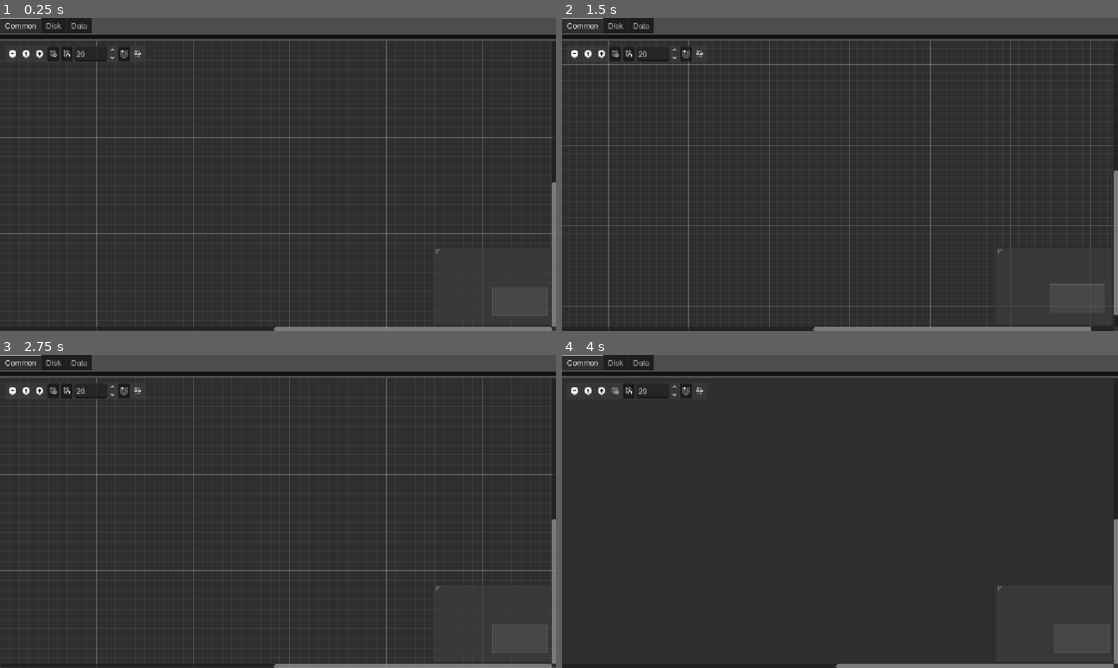
Above: before the commit, frames 1-4 (two rows, left to right).
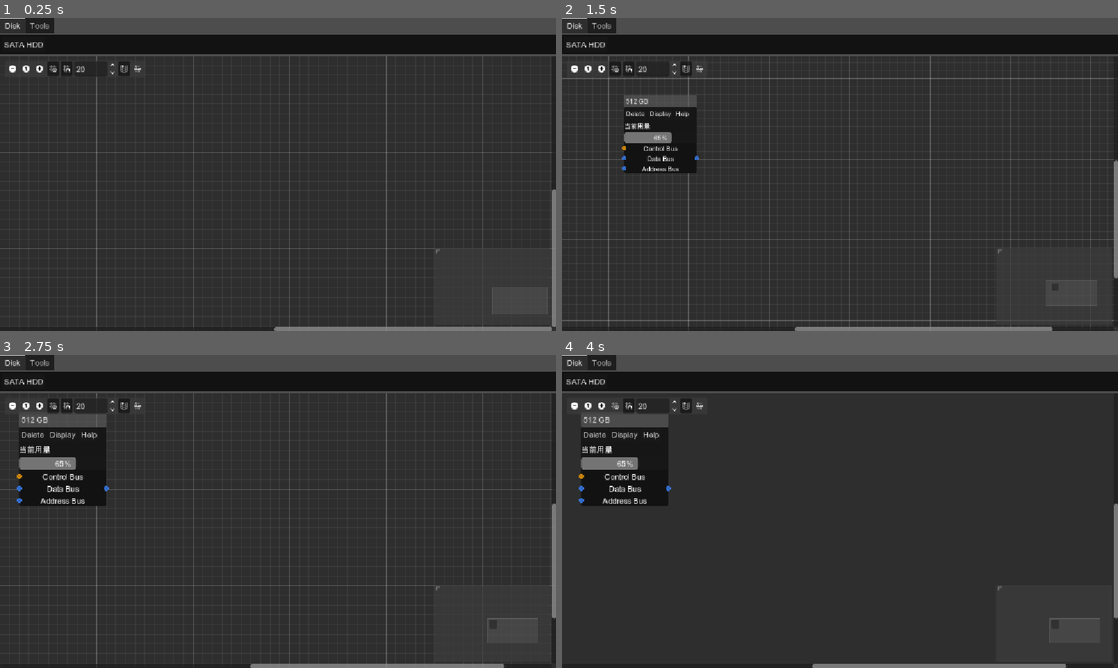
Above: after the commit, the same moments.

Repository: caoaolong/db-quest
Game: Godot game, scene res://editor.tscn
Two runs of this game, one before a commit and one after it. Both use one fixed random seed, a clock stepped at 60 frames per second and the inputs below.
Inputs (mouse positions are in pixels of both pictures, inside the frame that each line leads up to; where the layout moved, square brackets give the same spot in the first picture):
- Up to frame 1 (0.25 s): no input
- Up to frame 2 (1.5 s): click (584, 43) at 0.5 s, where only the run after the commit has a clickable "SATA HDD"; click (573, 68) [573, 52] at 1.25 s
- Up to frame 3 (2.75 s): click (38, 405) [38, 389] at 2 s
- Up to frame 4 (4 s): click (623, 433) at 2.75 s, where only the run after the commit has a clickable "Display"; click (617, 405) [617, 389] at 3.5 s

The runs differ from the first frame. In frame 1, 7.1% of the frame differs, in the area x 0-100%, y 0-100%; in frame 2, 11%; in frame 3, 11%; in frame 4, 9.2%.

Commit message:
feat: 重构节点管理，新增数字节点类型，优化节点创建和显示逻辑

Diff:
--- a/button_bar.gd
+++ b/button_bar.gd
@@ -1,6 +1,4 @@
 extends PanelContainer
-
-const NODE_LIST_PATH := "res://data/node_list.json"
 
 @onready var _button_container: HBoxContainer = $MarginContainer/HBoxContainer
 @onready var _tab_bar: TabBar = get_node("../TabBar")
@@ -20,12 +18,15 @@
     for child in _button_container.get_children():
         child.queue_free()
 
-    var current_type := _get_current_type()
-    for item in _load_node_list():
+    if _tab_bar.tab_count == 0:
+        return
+
+    var current_category := _get_current_category()
+    for item in GameState.get_node_list():
         if not item is Dictionary:
             continue
 
-        if GameState.get_node_tab(str(item.get("type", ""))) != current_type:
+        if str(item.get("category", "")) != current_category:
             continue
 
         if not GameState.is_node_available(str(item.get("name", ""))):
@@ -38,8 +39,8 @@
         _button_container.add_child(button)
 
 
-func _get_current_type() -> String:
-    if _tab_bar == null:
+func _get_current_category() -> String:
+    if _tab_bar == null or _tab_bar.tab_count == 0:
         return ""
 
     return _tab_bar.get_tab_title(_tab_bar.current_tab)
@@ -51,28 +52,3 @@
         return
 
     _graph_edit.create_node_from_config(item)
-
-
-func _load_node_list() -> Array:
-    if not FileAccess.file_exists(NODE_LIST_PATH):
-        push_error("Node list file not found: %s" % NODE_LIST_PATH)
-        return []
-
-    var file := FileAccess.open(NODE_LIST_PATH, FileAccess.READ)
-    if file == null:
-        push_error("Failed to open node list: %s" % NODE_LIST_PATH)
-        return []
-
-    var parsed = JSON.parse_string(file.get_as_text())
-    if parsed == null:
-        push_error("Failed to parse node list JSON: %s" % NODE_LIST_PATH)
-        return []
-
-    if parsed is Array:
-        return parsed
-
-    if parsed is Dictionary and parsed.has("items") and parsed["items"] is Array:
-        return parsed["items"]
-
-    push_error("Unexpected node list JSON format: %s" % NODE_LIST_PATH)
-    return []
--- a/data/level_list.json
+++ b/data/level_list.json
@@ -4,8 +4,9 @@
         "name": "认识磁盘",
         "nodes": [
             "SATA_HDD",
-            "DiskAdapter"
-        ]
+            "Number"
+        ],
+        "tasks": []
     },
     {
         "level": 2,
--- a/data/node_list.json
+++ b/data/node_list.json
@@ -2,21 +2,31 @@
     {
         "name": "SATA_HDD",
         "type": "Disk",
-        "label": "SATA HDD"
+        "label": "SATA HDD",
+        "category": "Disk"
     },
     {
         "name": "NVMe_SDD",
         "type": "Disk",
-        "label": "NVMe SDD"
+        "label": "NVMe SDD",
+        "category": "Disk"
     },
     {
         "name": "DiskAdapter",
         "type": "DiskAdapter",
-        "label": "Disk Adapter"
+        "label": "Disk Adapter",
+        "category": "Disk"
     },
     {
         "name": "LoadData",
         "type": "Data",
-        "label": "Load Data"
+        "label": "Load Data",
+        "category": "Tools"
+    },
+    {
+        "name": "Number",
+        "type": "Number",
+        "label": "Load Number",
+        "category": "Tools"
     }
 ]
--- a/data/node_type_list.json
+++ b/data/node_type_list.json
@@ -116,5 +116,25 @@
                 }
             ]
         }
+    },
+    "Number": {
+        "scene": "res://node/number_node.tscn",
+        "attributes": {
+            "title": "数字节点",
+            "subtitle": "当前选择",
+            "slots": [
+                {
+                    "row_number": 1.0,
+                    "row_number_input": "Number",
+                    "operation": "INT64",
+                    "op_list": [
+                        {
+                            "operation": "INT64",
+                            "type": "OUTPUT"
+                        }
+                    ]
+                }
+            ]
+        }
     }
 }
--- /dev/null
+++ b/editor.gd
@@ -0,0 +1,15 @@
+extends Control
+
+@onready var _tab_bar: TabBar = $VBoxContainer/TabBar
+
+
+func _ready() -> void:
+    _build_tab_bar()
+
+
+func _build_tab_bar() -> void:
+    while _tab_bar.tab_count > 0:
+        _tab_bar.remove_tab(0)
+
+    for category in GameState.get_categories():
+        _tab_bar.add_tab(category)
--- a/editor.tscn
+++ b/editor.tscn
@@ -4,6 +4,7 @@
 [ext_resource type="StyleBox" uid="uid://bhn0kgpjel2s0" path="res://button_bar.tres" id="3_wrb8p"]
 [ext_resource type="Script" uid="uid://d2jni5ucghw8o" path="res://button_bar.gd" id="4_button_bar"]
 [ext_resource type="PackedScene" uid="uid://u633aotie483" path="res://dialog/display_dialog.tscn" id="4_q0a35"]
+[ext_resource type="Script" uid="uid://bm6u423ifu2yg" path="res://editor.gd" id="5_editor"]
 
 [node name="Control" type="Control" unique_id=1066378090]
 layout_mode = 3
@@ -12,6 +13,7 @@
 anchor_bottom = 1.0
 grow_horizontal = 2
 grow_vertical = 2
+script = ExtResource("5_editor")
 
 [node name="VBoxContainer" type="VBoxContainer" parent="." unique_id=1233018264]
 layout_mode = 1
@@ -23,11 +25,6 @@
 
 [node name="TabBar" type="TabBar" parent="VBoxContainer" unique_id=1123439592]
 layout_mode = 2
-current_tab = 0
-tab_count = 3
-tab_0/title = "Common"
-tab_1/title = "Disk"
-tab_2/title = "Data"
 
 [node name="ButtonBar" type="PanelContainer" parent="VBoxContainer" unique_id=1351552218]
 layout_mode = 2
--- a/game_state.gd
+++ b/game_state.gd
@@ -2,28 +2,45 @@
 
 const LEVEL_LIST_PATH := "res://data/level_list.json"
 const NODE_TYPE_LIST_PATH := "res://data/node_type_list.json"
+const NODE_LIST_PATH := "res://data/node_list.json"
 
 # 当前的关卡
 var current_level: int = 1
 var available_nodes: Array[String] = []
 var node_types: Dictionary = {}
+var node_list: Array = []
 
 
 func _ready() -> void:
     _load_node_types()
+    _load_node_list()
     _load_level_config()
+
+
+func get_node_list() -> Array:
+    return node_list
+
+
+func get_categories() -> Array[String]:
+    var categories: Array[String] = []
+    var seen: Dictionary = {}
+
+    for item in node_list:
+        if not item is Dictionary:
+            continue
+
+        var category := str(item.get("category", ""))
+        if category.is_empty() or seen.has(category):
+            continue
+
+        seen[category] = true
+        categories.append(category)
+
+    return categories
 
 
 func is_node_available(node_name: String) -> bool:
     return node_name in available_nodes
-
-
-func get_node_tab(type_name: String) -> String:
-    match type_name:
-        "DiskAdapter":
-            return "Disk"
-        _:
-            return type_name
 
 
 func resolve_node_config(item: Dictionary) -> Dictionary:
@@ -36,6 +53,7 @@
     resolved["name"] = str(item.get("name", ""))
     resolved["type"] = type_name
     resolved["label"] = str(item.get("label", ""))
+    resolved["category"] = str(item.get("category", ""))
 
     if item.has("scene"):
         resolved["scene"] = str(item["scene"])
@@ -69,6 +87,34 @@
         return
 
     node_types = parsed
+
+
+func _load_node_list() -> void:
+    node_list.clear()
+
+    if not FileAccess.file_exists(NODE_LIST_PATH):
+        push_error("Node list file not found: %s" % NODE_LIST_PATH)
+        return
+
+    var file := FileAccess.open(NODE_LIST_PATH, FileAccess.READ)
+    if file == null:
+        push_error("Failed to open node list: %s" % NODE_LIST_PATH)
+        return
+
+    var parsed = JSON.parse_string(file.get_as_text())
+    if parsed == null:
+        push_error("Failed to parse node list JSON: %s" % NODE_LIST_PATH)
+        return
+
+    if parsed is Array:
+        node_list = parsed
+        return
+
+    if parsed is Dictionary and parsed.has("items") and parsed["items"] is Array:
+        node_list = parsed["items"]
+        return
+
+    push_error("Unexpected node list JSON format: %s" % NODE_LIST_PATH)
 
 
 func _load_level_config() -> void:
--- a/graph_edit.gd
+++ b/graph_edit.gd
@@ -7,15 +7,27 @@
 
 enum Slot {
     OPERATION_CODE,
+    INT8,
+    INT16,
     INT32,
     INT64,
+    UINT8,
+    UINT16,
+    UINT32,
+    UINT64,
     DATA,
 }
 
 const SLOT_COLORS: Dictionary = {
     Slot.OPERATION_CODE: "#F59E0B",
+    Slot.INT8: "#F97316",
+    Slot.INT16: "#14B8A6",
     Slot.INT32: "#10B981",
     Slot.INT64: "#3B82F6",
+    Slot.UINT8: "#FB7185",
+    Slot.UINT16: "#2DD4BF",
+    Slot.UINT32: "#34D399",
+    Slot.UINT64: "#60A5FA",
     Slot.DATA: "#A855F7",
 }
 
@@ -32,6 +44,14 @@
 func _on_connection_request(from_node: StringName, from_port: int, to_node: StringName, to_port: int) -> void:
     if from_node == to_node:
         return
+
+    var from_graph_node := get_node_or_null(NodePath(from_node)) as GraphNode
+    var to_graph_node := get_node_or_null(NodePath(to_node)) as GraphNode
+    if from_graph_node == null or to_graph_node == null:
+        return
+    if from_graph_node.get_output_port_type(from_port) != to_graph_node.get_input_port_type(to_port):
+        return
+
     connect_node(from_node, from_port, to_node, to_port)
 
 
@@ -65,26 +85,7 @@
     node.add_theme_stylebox_override("panel", node_style)
 
     var content := scene.instantiate() as Control
-    if content is DiskNode:
-        var disk_node := content as DiskNode
-        if attributes.has("title"):
-            disk_node.title = str(attributes["title"])
-        if attributes.has("subtitle"):
-            disk_node.subtitle = str(attributes["subtitle"])
-        node.title = disk_node.title
-    elif content is DataNode:
-        var data_node := content as DataNode
-        if attributes.has("subtitle"):
-            data_node.subtitle = str(attributes["subtitle"])
-        data_node.data = _load_runtime_data()
-        if attributes.has("title"):
-            node.title = str(attributes["title"])
-        else:
-            node.title = str(config.get("label", node.name))
-    elif attributes.has("title"):
-        node.title = str(attributes["title"])
-    else:
-        node.title = str(config.get("label", node.name))
+    _apply_node_attributes(content, attributes, config, node)
     content.set_anchors_preset(Control.PRESET_FULL_RECT)
     content.offset_left = 0
     content.offset_top = 0
@@ -114,6 +115,39 @@
         return ""
 
     return file.get_as_text()
+
+
+func _apply_node_attributes(content: Control, attributes: Dictionary, config: Dictionary, graph_node: GraphNode) -> void:
+    if attributes.has("subtitle"):
+        _set_subtitle(content, str(attributes["subtitle"]))
+
+    if content is DiskNode:
+        var disk_node := content as DiskNode
+        if attributes.has("title"):
+            disk_node.title = str(attributes["title"])
+        graph_node.title = disk_node.title
+    elif content is DataNode:
+        (content as DataNode).data = _load_runtime_data()
+        _set_graph_node_title(graph_node, attributes, config)
+    else:
+        _set_graph_node_title(graph_node, attributes, config)
+
+
+func _set_subtitle(content: Control, subtitle: String) -> void:
+    if content is BaseNode:
+        (content as BaseNode).set_subtitle(subtitle)
+        return
+
+    var label := content.get_node_or_null("VBoxContainer/Label") as Label
+    if label:
+        label.text = subtitle
+
+
+func _set_graph_node_title(graph_node: GraphNode, attributes: Dictionary, config: Dictionary) -> void:
+    if attributes.has("title"):
+        graph_node.title = str(attributes["title"])
+    else:
+        graph_node.title = str(config.get("label", graph_node.name))
 
 
 func _build_node_rows(node: GraphNode, attributes: Dictionary) -> void:
@@ -207,14 +241,69 @@
     return Color.html(hex)
 
 
+func set_slot_operation(node: GraphNode, row_number: int, op_name: String, is_output: bool) -> void:
+    var operation := _parse_operation(op_name)
+    var slot_color := _get_slot_color(operation)
+    _disconnect_slot(node, row_number, is_output)
+    if is_output:
+        node.set_slot_enabled_right(row_number, true)
+        node.set_slot_type_right(row_number, operation)
+        node.set_slot_color_right(row_number, slot_color)
+    else:
+        node.set_slot_enabled_left(row_number, true)
+        node.set_slot_type_left(row_number, operation)
+        node.set_slot_color_left(row_number, slot_color)
+
+
+func _disconnect_slot(node: GraphNode, row_number: int, is_output: bool) -> void:
+    var port_index := _port_index_for_slot(node, row_number, is_output)
+    if port_index < 0:
+        return
+
+    var node_name := node.name
+    for conn in get_connection_list():
+        var from_name: StringName = conn.get("from_node", conn.get("from"))
+        var to_name: StringName = conn.get("to_node", conn.get("to"))
+        var from_port: int = conn.get("from_port", 0)
+        var to_port: int = conn.get("to_port", 0)
+        if is_output and from_name == node_name and from_port == port_index:
+            disconnect_node(from_name, from_port, to_name, to_port)
+        elif not is_output and to_name == node_name and to_port == port_index:
+            disconnect_node(from_name, from_port, to_name, to_port)
+
+
+func _port_index_for_slot(node: GraphNode, row_number: int, is_output: bool) -> int:
+    if is_output:
+        for i in node.get_output_port_count():
+            if node.get_output_port_slot(i) == row_number:
+                return i
+    else:
+        for i in node.get_input_port_count():
+            if node.get_input_port_slot(i) == row_number:
+                return i
+    return -1
+
+
 func _parse_operation(op_name: String) -> Slot:
     match op_name:
         "OPERATION_CODE":
             return Slot.OPERATION_CODE
+        "INT8":
+            return Slot.INT8
+        "INT16":
+            return Slot.INT16
         "INT32":
             return Slot.INT32
         "INT64":
             return Slot.INT64
+        "UINT8":
+            return Slot.UINT8
+        "UINT16":
+            return Slot.UINT16
+        "UINT32":
+            return Slot.UINT32
+        "UINT64":
+            return Slot.UINT64
         "DATA":
             return Slot.DATA
         _:
--- /dev/null
+++ b/node/base_node.gd
@@ -0,0 +1,47 @@
+class_name BaseNode
+extends PanelContainer
+
+@export var subtitle: String = ""
+
+@onready var action: NodeActionBar = $VBoxContainer/NodeActionBar
+
+
+func set_subtitle(value: String) -> void:
+    subtitle = value
+    _sync_subtitle_label()
+
+
+func _sync_subtitle_label() -> void:
+    var label := get_node_or_null("VBoxContainer/Label") as Label
+    if label:
+        label.text = subtitle
+
+
+func _ready() -> void:
+    _sync_subtitle_label()
+    _bind_action_bar()
+
+
+func _bind_action_bar() -> void:
+    if action == null:
+        return
+
+    action.delete_clicked.connect(_on_delete_clicked)
+    action.display_clicked.connect(_on_display_clicked)
+
+
+func _on_display_clicked() -> void:
+    pass
+
+
+func _on_delete_clicked() -> void:
+    var graph_node := get_parent() as GraphNode
+    if graph_node == null:
+        return
+
+    var graph_edit := graph_node.get_parent() as GraphEdit
+    if graph_edit == null:
+        return
+
+    graph_edit.remove_child(graph_node)
+    graph_node.queue_free()
--- a/node/data_node.gd
+++ b/node/data_node.gd
@@ -1,29 +1,8 @@
 class_name DataNode
-extends PanelContainer
-
-@export var subtitle: String = ""
-
-@onready var label: Label = $VBoxContainer/Label
-@onready var action: NodeActionBar = $VBoxContainer/NodeActionBar
+extends BaseNode
 
 var data: String
 
-func _ready() -> void:
-    label.text = subtitle
-    action.display_clicked.connect(_on_display_clicked)
-    action.delete_clicked.connect(_on_delete_clicked)
-
-func _on_delete_clicked() -> void:
-    var graph_node := get_parent() as GraphNode
-    if graph_node == null:
-        return
-
-    var graph_edit := graph_node.get_parent() as GraphEdit
-    if graph_edit == null:
-        return
-
-    graph_edit.remove_child(graph_node)
-    graph_node.queue_free()
 
 func _on_display_clicked() -> void:
     action.display_data(data)
--- a/node/disk_node.gd
+++ b/node/disk_node.gd
@@ -1,13 +1,11 @@
 class_name DiskNode
-extends PanelContainer
+extends BaseNode
 
 @export var title: String = "磁盘"
-@export var subtitle: String = "当前用量"
 
-@onready var label: Label = $VBoxContainer/Label
 @onready var progress: ProgressBar = $VBoxContainer/ProgressBar
 
-# Called when the node enters the scene tree for the first time.
+
 func _ready() -> void:
-	label.text = subtitle
-	progress.value = 65
+    super._ready()
+    progress.value = 65
--- /dev/null
+++ b/node/number_node.gd
@@ -0,0 +1,41 @@
+class_name NumberNode
+extends BaseNode
+
+const OUTPUT_ROW := 1
+
+@onready var type_option: OptionButton = $VBoxContainer/HBoxContainer/OptionButton
+@onready var signed_check: CheckBox = $VBoxContainer/HBoxContainer/CheckBox
+
+
+func _ready() -> void:
+    super._ready()
+    type_option.item_selected.connect(_on_type_selected)
+    signed_check.toggled.connect(_on_signed_toggled)
+    call_deferred("_apply_output_type")
+
+
+func _on_type_selected(_index: int) -> void:
+    _apply_output_type()
+
+
+func _on_signed_toggled(_pressed: bool) -> void:
+    _apply_output_type()
+
+
+func _apply_output_type() -> void:
+    var graph_node := get_parent() as GraphNode
+    if graph_node == null:
+        return
+
+    var graph_edit := graph_node.get_parent() as GraphEdit
+    if graph_edit == null:
+        return
+
+    graph_edit.set_slot_operation(graph_node, OUTPUT_ROW, _current_operation_name(), true)
+
+
+func _current_operation_name() -> String:
+    var type_name := type_option.get_item_text(type_option.selected)
+    if signed_check.button_pressed:
+        return type_name
+    return type_name.replace("INT", "UINT")
--- /dev/null
+++ b/node/number_node.tscn
@@ -0,0 +1,38 @@
+[gd_scene format=3 uid="uid://8uasrwl7inv"]
+
+[ext_resource type="Script" uid="uid://c14cjkbcoa1bg" path="res://node/number_node.gd" id="1_4cygy"]
+[ext_resource type="PackedScene" uid="uid://diupwx6dksdpq" path="res://node/node_action_bar.tscn" id="1_son88"]
+
+[node name="NumberNode" type="PanelContainer" unique_id=21011674]
+script = ExtResource("1_4cygy")
+
+[node name="VBoxContainer" type="VBoxContainer" parent="." unique_id=1275804669]
+layout_mode = 2
+
+[node name="NodeActionBar" parent="VBoxContainer" unique_id=1300589146 instance=ExtResource("1_son88")]
+layout_mode = 2
+
+[node name="Label" type="Label" parent="VBoxContainer" unique_id=1138369894]
+layout_mode = 2
+
+[node name="HBoxContainer" type="HBoxContainer" parent="VBoxContainer" unique_id=1199943410]
+layout_mode = 2
+
+[node name="OptionButton" type="OptionButton" parent="VBoxContainer/HBoxContainer" unique_id=1113978654]
+layout_mode = 2
+size_flags_horizontal = 3
+size_flags_stretch_ratio = 2.0
+item_count = 4
+popup/item_0/text = "INT64"
+popup/item_0/id = 0
+popup/item_1/text = "INT32"
+popup/item_1/id = 1
+popup/item_2/text = "INT16"
+popup/item_2/id = 2
+popup/item_3/text = "INT8"
+popup/item_3/id = 3
+
+[node name="CheckBox" type="CheckBox" parent="VBoxContainer/HBoxContainer" unique_id=187433804]
+layout_mode = 2
+button_pressed = true
+text = "符号"
Not shown, added: editor.gd.uid
Not shown, added: node/base_node.gd.uid
Not shown, added: node/number_node.gd.uid
